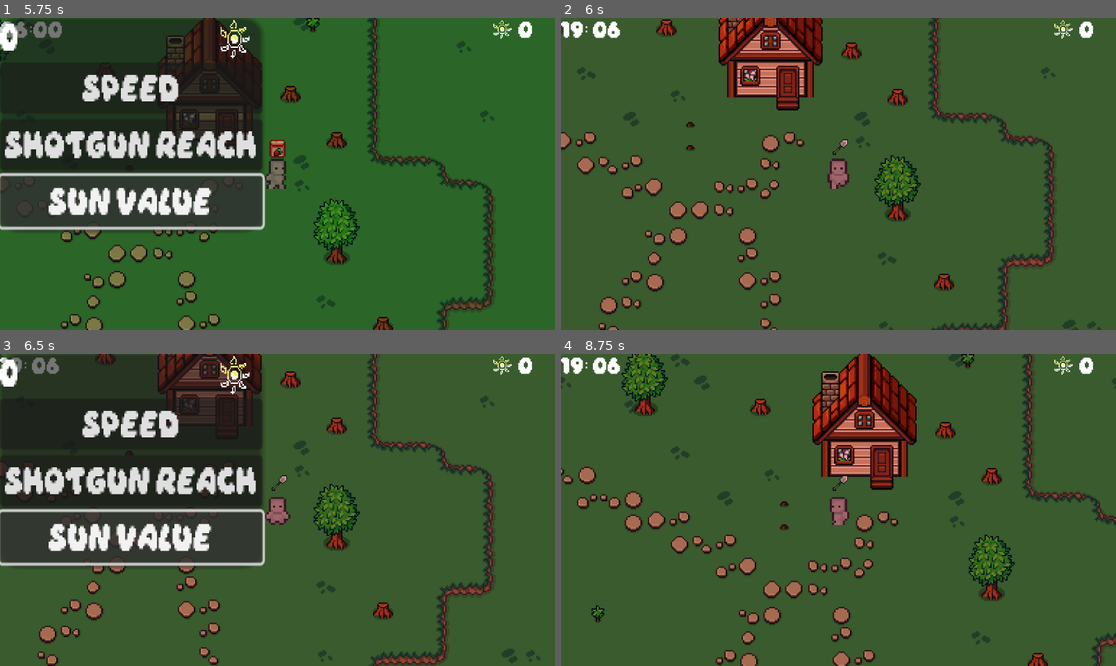
Above: before the commit, frames 1-4 (two rows, left to right).
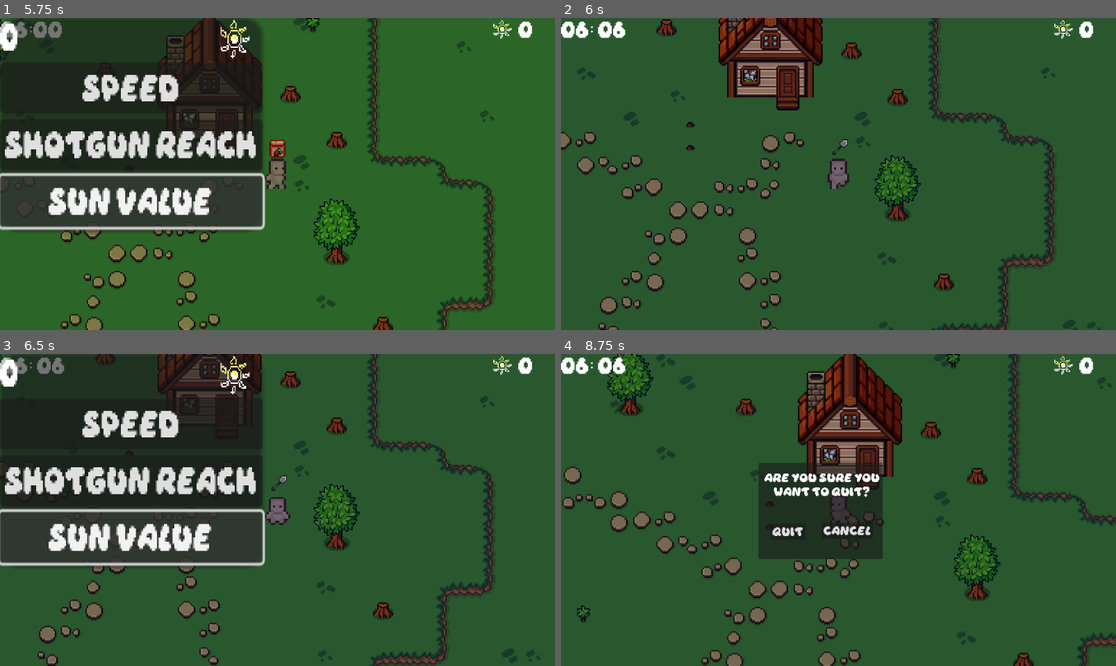
Above: after the commit, the same moments.

Repository: MahderK/huntin-wild
Game: Godot game, scene res://Scenes/main_menu.tscn
Two runs of this game, one before a commit and one after it. Both use one fixed random seed, a clock stepped at 60 frames per second and the inputs below.
Inputs (mouse positions are in pixels of both pictures, inside the frame that each line leads up to):
- Up to frame 1 (5.75 s): click "Options" at 0.5 s; click "Back" at 1.25 s; click "Start" at 2 s; tap Enter at 2.75 s; move the mouse to (399, 158) at 2.77 s; hold D (right) 2.78-3.5 s; click (399, 158) at 2.85 s; tap Space (ui_select) at 3.02 s; click "Speed" at 3.5 s; click "Shotgun Reach" at 4.25 s; click "Sun Value" at 5 s
- Up to frame 2 (6 s): tap Space (ui_select) at 5.75 s; move the mouse to (727, 189) at 5.77 s; hold Down (down) from 5.78 s (still down); tap Mouse wheel down (cycle_tool_down) at 5.85 s
- Up to frame 3 (6.5 s): keep holding Down (down); tap Space (ui_select) at 6.02 s; click (166, 525) at 6.05 s
- Up to frame 4 (8.75 s): tap Enter at 6.5, 8 s; move the mouse to (894, 441) at 6.52 s; release Down (down) at 6.53 s; hold D (right) 6.53-7.28 s; tap Mouse wheel up (cycle_tool_up) at 6.6 s; click (894, 441) at 6.8 s; tap Space (ui_select) at 7.25, 7.52, 8.27 s; move the mouse to (810, 572) at 7.27 s; hold W (up) 7.28-8.03 s; click (810, 572) at 7.35 s; move the mouse to (1005, 556) at 8.02 s; hold A (left) from 8.03 s (still down); click (1005, 556) at 8.1 s; tap Escape (pause, bound only after the commit) at 8.65 s

Frame 1 is identical in both runs. In frame 2, 6.1% of the frame differs, in the area x 0-89%, y 0-100%; in frame 3, 2.4%; in frame 4, 25%, in the area x 0-100%, y 0-100%.

Commit message:
Finished pause menu

Diff:
--- /dev/null
+++ b/Resources/pause_menu.gdshader
@@ -0,0 +1,14 @@
+shader_type canvas_item;
+uniform sampler2D SCREEN_TEXTURE: hint_screen_texture, filter_linear_mipmap;
+
+uniform float lod: hint_range(0.0, 5) = 0.0;
+
+void fragment() {
+	vec4 color = texture(SCREEN_TEXTURE, SCREEN_UV, lod);
+	COLOR = color;
+}
+
+//void light() {
+//	// Called for every pixel for every light affecting the CanvasItem.
+//	// Uncomment to replace the default light processing function with this one.
+//}
--- a/Scenes/game.tscn
+++ b/Scenes/game.tscn
@@ -24,6 +24,8 @@
 [ext_resource type="Script" uid="uid://cimxvigdl865" path="res://Scripts/spawner.gd" id="22_7t8sx"]
 [ext_resource type="PackedScene" uid="uid://c2wjl0xl021jt" path="res://Scenes/enemy.tscn" id="23_mg4q0"]
 [ext_resource type="PackedScene" uid="uid://c8hewkmnopiym" path="res://Scenes/upgrade_menu.tscn" id="24_vm72l"]
+[ext_resource type="FontFile" uid="uid://d3egvirpmxftu" path="res://Assets/fonts/Daydream DEMO.otf" id="25_22asu"]
+[ext_resource type="PackedScene" uid="uid://bkoq1scf3xyar" path="res://Scenes/pause_menu.tscn" id="26_fkdbe"]
 
 [sub_resource type="Gradient" id="Gradient_iivbl"]
 offsets = PackedFloat32Array(0, 0.325581, 0.542636, 0.751938, 1)
@@ -471,6 +473,18 @@
 [node name="Farm Land" parent="." instance=ExtResource("21_exi56")]
 position = Vector2(387, 336)
 
+[node name="Tutorial" type="Label" parent="."]
+texture_filter = 1
+offset_left = 1102.0
+offset_top = 395.0
+offset_right = 1366.0
+offset_bottom = 479.0
+theme_override_fonts/font = ExtResource("25_22asu")
+text = "Plant: right-click
+Scroll: change
+Collect: Left-click
+shoot: Left-click"
+
 [node name="Player" parent="." instance=ExtResource("1_ebmjs")]
 position = Vector2(980, 208)
 
@@ -493,5 +507,9 @@
 
 [node name="UpgradeMenu" parent="." instance=ExtResource("24_vm72l")]
 
+[node name="CanvasLayer" type="CanvasLayer" parent="."]
+
+[node name="PauseMenu" parent="CanvasLayer" instance=ExtResource("26_fkdbe")]
+
 [connection signal="time_change" from="HUD" to="." method="_on_hud_time_change"]
 [connection signal="current_music" from="bg_music" to="." method="_on_bg_music_current_music"]
--- a/Scenes/options.tscn
+++ b/Scenes/options.tscn
@@ -147,11 +147,8 @@
 7:0/0 = 0
 8:0/0 = 0
 10:0/0 = 0
-10:0/0/physics_layer_0/polygon_0/points = PackedVector2Array(8, 0.0899296, -0.0899296, 8, 8, 8)
 11:0/0 = 0
-11:0/0/physics_layer_0/polygon_0/points = PackedVector2Array(-8, -0.449647, -3.14753, -4.76626, 2.60795, -4.76626, 8, -0.989223, 8, 8, -8, 8)
 12:0/0 = 0
-12:0/0/physics_layer_0/polygon_0/points = PackedVector2Array(-8, 0.269788, -0.0899296, 8, -8, 8)
 0:1/0 = 0
 1:1/0 = 0
 2:1/0 = 0
@@ -162,14 +159,10 @@
 7:1/0 = 0
 8:1/0 = 0
 9:1/0 = 0
-9:1/0/physics_layer_0/polygon_0/points = PackedVector2Array(-0.0899296, 8, 2.24823, 5.84541, 2.24823, -8, 8, -8, 8, 8)
 10:1/0 = 0
-10:1/0/physics_layer_0/polygon_0/points = PackedVector2Array(-8, -8, 8, -8, 8, 8, -8, 8)
 11:1/0 = 0
 12:1/0 = 0
-12:1/0/physics_layer_0/polygon_0/points = PackedVector2Array(0.269788, -8, 8, -0.629505, 8, 8, -8, 8, -8, -8)
 13:1/0 = 0
-13:1/0/physics_layer_0/polygon_0/points = PackedVector2Array(-8, -0.269788, 0.449647, 8, -8, 8)
 0:2/0 = 0
 1:2/0 = 0
 2:2/0 = 0
@@ -179,12 +172,10 @@
 6:2/0 = 0
 7:2/0 = 0
 9:2/0 = 0
-9:2/0/physics_layer_0/polygon_0/points = PackedVector2Array(-3.86696, 8, -4.22668, -4.76626, -0.629506, -8, 8, -8, 8, 8)
 10:2/0 = 0
 11:2/0 = 0
 12:2/0 = 0
 13:2/0 = 0
-13:2/0/physics_layer_0/polygon_0/points = PackedVector2Array(0.449647, -8, 3.86696, -4.76626, 3.6871, 8, -8, 8, -8, -8)
 0:3/0 = 0
 1:3/0 = 0
 2:3/0 = 0
@@ -192,12 +183,10 @@
 4:3/0 = 0
 7:3/0 = 0
 9:3/0 = 0
-9:3/0/physics_layer_0/polygon_0/points = PackedVector2Array(-3.86696, 8, -3.6871, -8, 8, -8, 8, 8)
 10:3/0 = 0
 11:3/0 = 0
 12:3/0 = 0
 13:3/0 = 0
-13:3/0/physics_layer_0/polygon_0/points = PackedVector2Array(3.86696, -8, 3.86696, 8, -8, 8, -8, -8)
 0:4/0 = 0
 1:4/0 = 0
 2:4/0 = 0
@@ -206,12 +195,10 @@
 5:4/0 = 0
 6:4/0 = 0
 9:4/0 = 0
-9:4/0/physics_layer_0/polygon_0/points = PackedVector2Array(8, 8, 2.06838, 8, 2.06838, -4.40654, -0.629506, -5.48569, -3.6871, -8, 8, -8)
 10:4/0 = 0
 11:4/0 = 0
 12:4/0 = 0
 13:4/0 = 0
-13:4/0/physics_layer_0/polygon_0/points = PackedVector2Array(3.6871, -8, 0.809364, -5.30583, -2.24823, -3.86696, -2.60795, 8, -8, 8, -8, -8)
 0:5/0 = 0
 1:5/0 = 0
 2:5/0 = 0
@@ -220,15 +207,10 @@
 5:5/0 = 0
 6:5/0 = 0
 9:5/0 = 0
-9:5/0/physics_layer_0/polygon_0/points = PackedVector2Array(8, 0.989223, 2.06838, 0.989223, 2.06838, -8, 8, -8)
 10:5/0 = 0
-10:5/0/physics_layer_0/polygon_0/points = PackedVector2Array(8, 0.269788, -8, 0.269788, -8, -8, 8, -8)
 11:5/0 = 0
-11:5/0/physics_layer_0/polygon_0/points = PackedVector2Array(8, 8, 3.86696, 8, 3.86696, 0.629505, -8, 0.629505, -8, -8, 8, -8)
 12:5/0 = 0
-12:5/0/physics_layer_0/polygon_0/points = PackedVector2Array(8, 0.809364, 3.6871, 0.809364, 3.6871, 8, -8, 8, -8, -8, 8, -8)
 13:5/0 = 0
-13:5/0/physics_layer_0/polygon_0/points = PackedVector2Array(-2.24823, -8, -2.24823, 0.809364, -8, 0.809364, -8, -8)
 11:6/0 = 0
 12:6/0 = 0
 
@@ -296,33 +278,21 @@
 4:0/0 = 0
 5:0/0 = 0
 6:0/0 = 0
-6:0/0/physics_layer_0/polygon_0/points = PackedVector2Array(-8, -8, 8, -8, 8, 8, -8, 8)
 7:0/0 = 0
-7:0/0/physics_layer_0/polygon_0/points = PackedVector2Array(-8, -8, 8, -8, 8, 8, -8, 8)
 4:1/0 = 0
-4:1/0/physics_layer_0/polygon_0/points = PackedVector2Array(-8, -8, 8, -8, 8, 8, -8, 8)
 5:1/0 = 0
-5:1/0/physics_layer_0/polygon_0/points = PackedVector2Array(-8, -8, 8, -8, 8, 8, -8, 8)
 6:1/0 = 0
-6:1/0/physics_layer_0/polygon_0/points = PackedVector2Array(-8, -8, 8, -8, 8, 8, -8, 8)
 7:1/0 = 0
-7:1/0/physics_layer_0/polygon_0/points = PackedVector2Array(-8, -8, 8, -8, 8, 8, -8, 8)
 0:2/0 = 0
 1:2/0 = 0
 2:2/0 = 0
 3:2/0 = 0
 4:2/0 = 0
-4:2/0/physics_layer_0/polygon_0/points = PackedVector2Array(-8, -8, 8, -8, 8, 8, -8, 8)
 5:2/0 = 0
-5:2/0/physics_layer_0/polygon_0/points = PackedVector2Array(-8, -8, 8, -8, 8, 8, -8, 8)
 6:2/0 = 0
-6:2/0/physics_layer_0/polygon_0/points = PackedVector2Array(-8, -8, 8, -8, 8, 8, -8, 8)
 7:2/0 = 0
-7:2/0/physics_layer_0/polygon_0/points = PackedVector2Array(-8, -8, 8, -8, 8, 8, -8, 8)
 8:2/0 = 0
-8:2/0/physics_layer_0/polygon_0/points = PackedVector2Array(0.449647, -8, 8, -8, 8, 8, 0.449647, 8)
 9:2/0 = 0
-9:2/0/physics_layer_0/polygon_0/points = PackedVector2Array(-8, -8, -0.809364, -8, -0.629506, 8, -8, 8)
 
 [sub_resource type="TileSetAtlasSource" id="TileSetAtlasSource_8fyaf"]
 texture = ExtResource("12_j18tl")
--- /dev/null
+++ b/Scenes/pause_menu.tscn
@@ -0,0 +1,113 @@
+[gd_scene load_steps=8 format=3 uid="uid://bkoq1scf3xyar"]
+
+[ext_resource type="Script" uid="uid://bdr5n1gpy62t1" path="res://Scripts/pause_menu.gd" id="1_k0w1u"]
+[ext_resource type="Shader" uid="uid://bcrgtjcrknb0y" path="res://Resources/pause_menu.gdshader" id="2_1och7"]
+[ext_resource type="FontFile" uid="uid://d3egvirpmxftu" path="res://Assets/fonts/Daydream DEMO.otf" id="2_k0w1u"]
+
+[sub_resource type="ShaderMaterial" id="ShaderMaterial_k0w1u"]
+shader = ExtResource("2_1och7")
+shader_parameter/lod = 0.0
+
+[sub_resource type="Animation" id="Animation_1och7"]
+resource_name = "blur"
+length = 0.3
+tracks/0/type = "value"
+tracks/0/imported = false
+tracks/0/enabled = true
+tracks/0/path = NodePath("ColorRect:material:shader_parameter/lod")
+tracks/0/interp = 1
+tracks/0/loop_wrap = true
+tracks/0/keys = {
+"times": PackedFloat32Array(0, 0.3),
+"transitions": PackedFloat32Array(1, 1),
+"update": 0,
+"values": [0.0, 0.761]
+}
+
+[sub_resource type="Animation" id="Animation_bpi0q"]
+length = 0.001
+tracks/0/type = "value"
+tracks/0/imported = false
+tracks/0/enabled = true
+tracks/0/path = NodePath("ColorRect:material:shader_parameter/lod")
+tracks/0/interp = 1
+tracks/0/loop_wrap = true
+tracks/0/keys = {
+"times": PackedFloat32Array(0),
+"transitions": PackedFloat32Array(1),
+"update": 0,
+"values": [0.0]
+}
+
+[sub_resource type="AnimationLibrary" id="AnimationLibrary_bpi0q"]
+_data = {
+&"RESET": SubResource("Animation_bpi0q"),
+&"blur": SubResource("Animation_1och7")
+}
+
+[node name="PauseMenu" type="Control"]
+process_mode = 3
+layout_mode = 3
+anchors_preset = 15
+anchor_right = 1.0
+anchor_bottom = 1.0
+grow_horizontal = 2
+grow_vertical = 2
+script = ExtResource("1_k0w1u")
+
+[node name="ColorRect" type="ColorRect" parent="."]
+material = SubResource("ShaderMaterial_k0w1u")
+layout_mode = 1
+anchors_preset = 15
+anchor_right = 1.0
+anchor_bottom = 1.0
+grow_horizontal = 2
+grow_vertical = 2
+
+[node name="Panel" type="Panel" parent="."]
+layout_mode = 0
+offset_left = 410.0
+offset_top = 226.0
+offset_right = 668.0
+offset_bottom = 426.0
+
+[node name="Label" type="Label" parent="Panel"]
+texture_filter = 1
+layout_mode = 0
+offset_left = 12.0
+offset_top = 18.0
+offset_right = 252.0
+offset_bottom = 73.0
+theme_override_fonts/font = ExtResource("2_k0w1u")
+text = "Are You sure you
+want to quit?"
+horizontal_alignment = 1
+vertical_alignment = 1
+
+[node name="Quit" type="Button" parent="Panel"]
+texture_filter = 1
+layout_mode = 0
+offset_left = 25.0
+offset_top = 126.0
+offset_right = 98.0
+offset_bottom = 160.0
+theme_override_fonts/font = ExtResource("2_k0w1u")
+text = "Quit"
+
+[node name="Cancel" type="Button" parent="Panel"]
+texture_filter = 1
+layout_mode = 0
+offset_left = 131.0
+offset_top = 124.0
+offset_right = 238.0
+offset_bottom = 158.0
+theme_override_fonts/font = ExtResource("2_k0w1u")
+text = "Cancel"
+
+[node name="AnimationPlayer" type="AnimationPlayer" parent="."]
+libraries = {
+&"": SubResource("AnimationLibrary_bpi0q")
+}
+
+[connection signal="pressed" from="Panel/Quit" to="." method="_on_quit_pressed"]
+[connection signal="pressed" from="Panel/Cancel" to="." method="_on_cancel_pressed"]
--- a/Scripts/GameManager.gd
+++ b/Scripts/GameManager.gd
@@ -15,5 +15,6 @@
 var is_night : bool = false
 var max_health: int = 100
 var current_health: int = 100
+var previous_scene: String = "res://Scenes/main_menu.tscn"
 
 signal health_changed(new_health)
--- a/Scripts/game.gd
+++ b/Scripts/game.gd
@@ -15,7 +15,7 @@
 	modulate_node.color = final_color
 	var music_track : AudioStream
 
-	if total_seconds >= 200:
+	if total_seconds >= 200 or total_seconds < 60:
 		equipment.visible = false
 		shotgun.visible = true
 		music_track = battle_music
--- a/Scripts/hud.gd
+++ b/Scripts/hud.gd
@@ -3,7 +3,7 @@
 @onready var label = $Clock
 @onready var timer = $Timer
 @onready var sun_label = $Pickup/SunCounter
-@onready var tot_time_in_sec : int = 190
+@onready var tot_time_in_sec : int = 60
 
 signal time_change(total_seconds)
 
--- a/Scripts/main_menu.gd
+++ b/Scripts/main_menu.gd
@@ -6,5 +6,6 @@
 func _on_quit_pressed() -> void:
 	get_tree().quit()
 
-func _on_options_pressed() -> void:
+func _on_options_pressed():
+	GameManager.previous_scene = get_tree().current_scene.scene_file_path
 	get_tree().change_scene_to_file("res://Scenes/options.tscn")
--- /dev/null
+++ b/Scripts/pause_menu.gd
@@ -0,0 +1,32 @@
+extends Control
+
+func _ready() -> void:
+	hide()
+	$AnimationPlayer.play("RESET")
+
+func resume():
+	hide()
+	get_tree().paused = false
+	$AnimationPlayer.play_backwards("blur")
+
+func pause():
+	show()
+	get_tree().paused = true
+	$AnimationPlayer.play("blur")
+
+func testEsc():
+	if Input.is_action_just_pressed("pause") and get_tree().paused == false:
+		pause()
+	elif Input.is_action_just_pressed("pause") and get_tree().paused == true:
+		resume()
+
+
+func _on_quit_pressed() -> void:
+	get_tree().quit()
+
+
+func _on_cancel_pressed() -> void:
+	resume()
+
+func _process(delta: float) -> void:
+	testEsc()
--- a/project.godot
+++ b/project.godot
@@ -60,3 +60,8 @@
 "events": [Object(InputEventMouseButton,"resource_local_to_scene":false,"resource_name":"","device":-1,"window_id":0,"a …(257 unchanged characters)…
 ]
 }
+pause={
+"deadzone": 0.2,
+"events": [Object(InputEventKey,"resource_local_to_scene":false,"resource_name":"","device":-1,"window_id":0,"alt_pressed":false,"shift_pressed":false,"ctrl_pressed":false,"meta_pressed":false,"pressed":false,"keycode":0,"physical_keycode":4194305,"key_label":0,"unicode":0,"location":0,"echo":false,"script":null)
+]
+}
Not shown, added: Resources/pause_menu.gdshader.uid
Not shown: 1 places in Scenes/game.tscn that only renumber resources
Not shown, added: Scripts/pause_menu.gd.uid
Not shown, changed: export_presets.cfg
